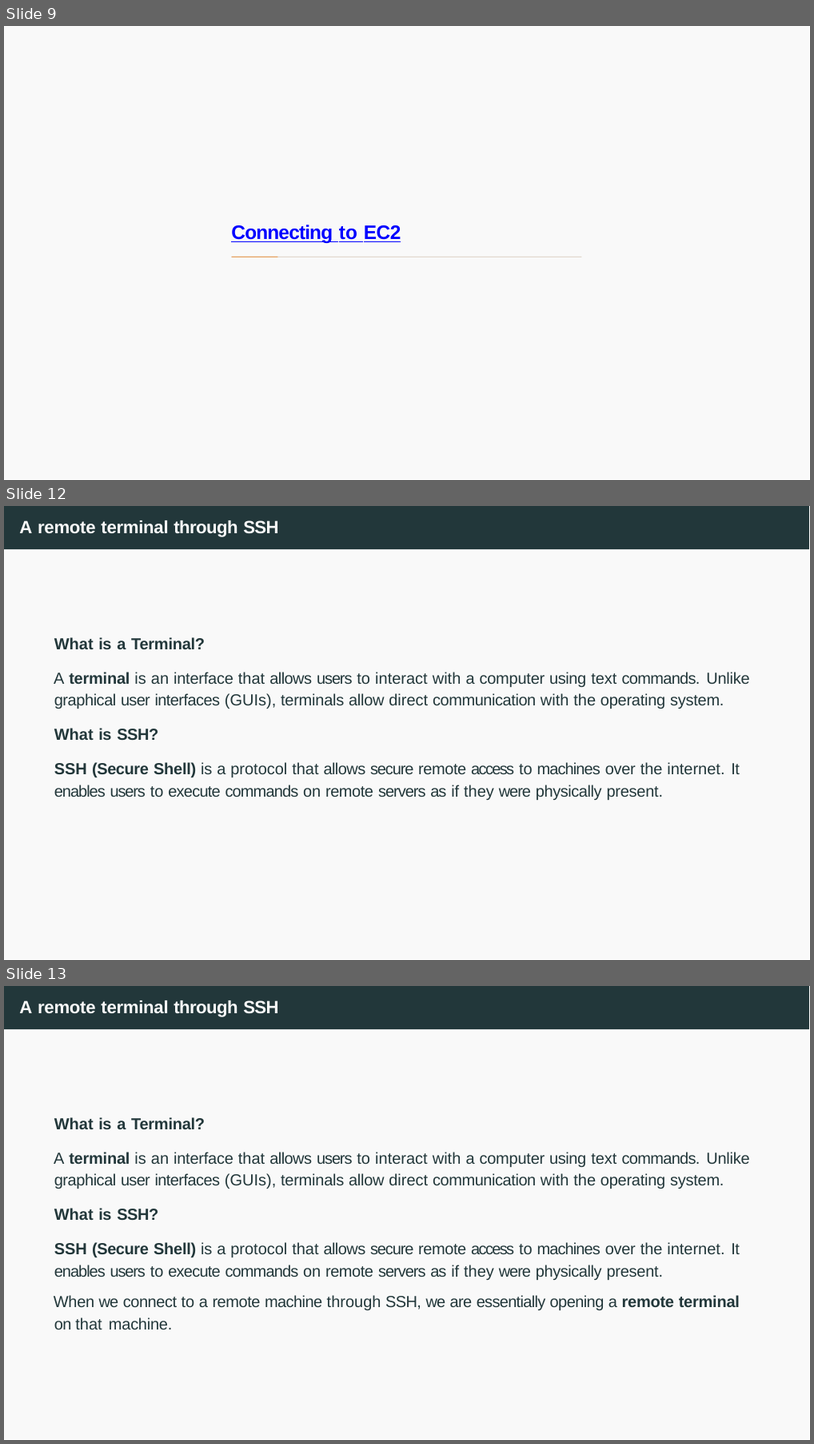
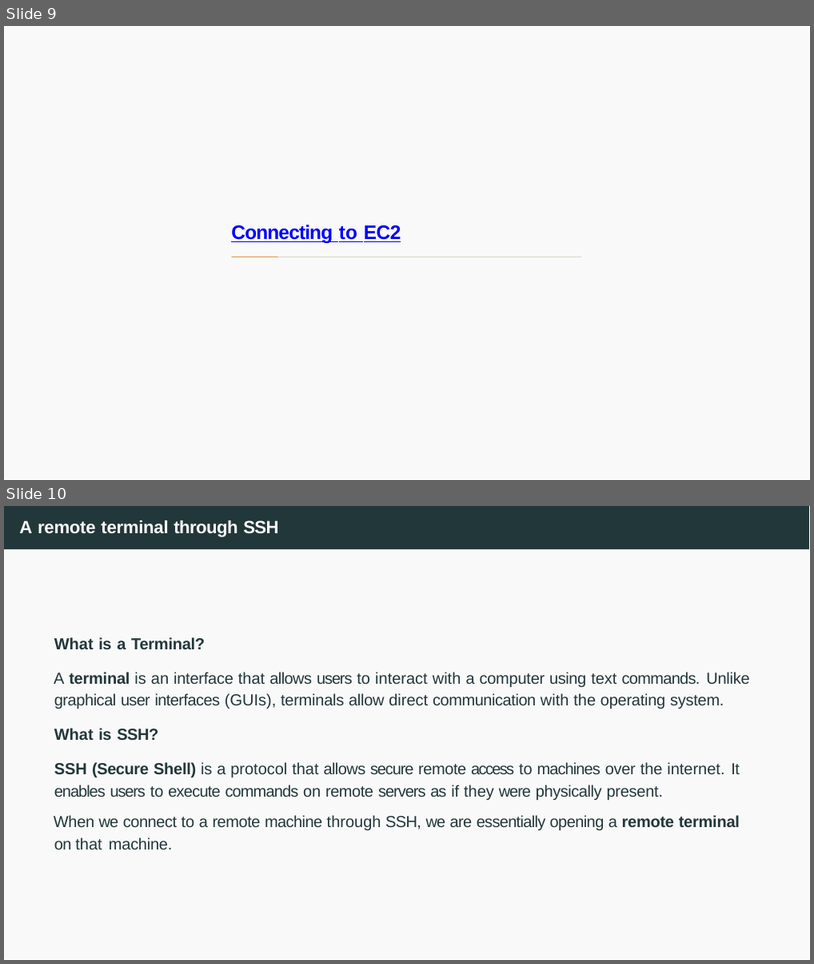
Before and after one commit to joanpaucm/HPDCB, a slide deck: src/slides/Session 3 - Introduction to AWS + EC2-2026.pptx. Shown one above the other, each under a label of ours: slides 9, 12 and 13 before the commit, slides 9 and 10 after it; the slides between them are not shown. The pictures are 814x1444 and 814x964 pixels, drawn with LibreOffice and Linux fonts; fonts in the diff are those of the drawing. Boxes give left, top, right and bottom in pixels: in the first picture for what was removed or moved away, otherwise in the second. Text is boxed around its words. In the diff, an @@ line names an element or a change of style, - is before the commit and + after.

```diff
--- a/src/slides/Session 3 - Introduction to AWS + EC2-2026.pptx
+++ b/src/slides/Session 3 - Introduction to AWS + EC2-2026.pptx
@@ slide 12 removed at (4, 506, 810, 960), background #FFFFFF; not listed: 2 template elements that a slide beside it also shows @@
@@ title removed at (19, 520, 278, 537) @@
-A remote terminal through SSH
@@ text removed at (54, 637, 750, 800) @@
-What is a Terminal?
-A terminal is an interface that allows users to interact with a computer using text commands. Unlike graphical user interfaces (GUIs), terminals allow direct communication with the operating system.
-What is SSH?
-SSH (Secure Shell) is a protocol that allows secure remote access to machines over the internet. It enables users to execute commands on remote servers as if they were physically present.
@@ what was slide 13 is now slide 10 @@
```
Also in this commit, not shown: 19 other slides removed, 3 other files.
